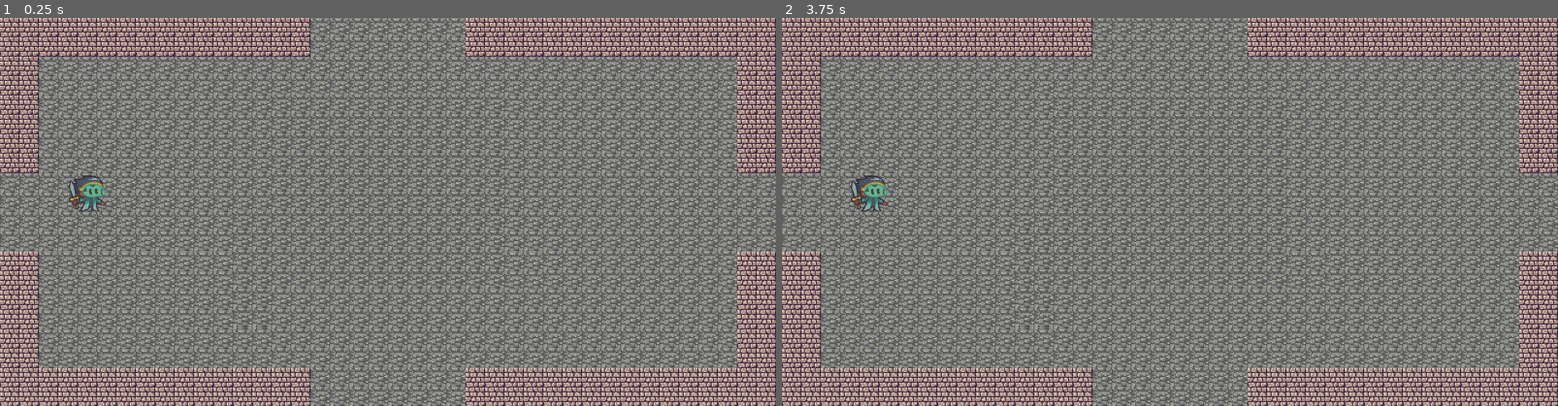
Above: before the commit, frames 1-2 (left to right).
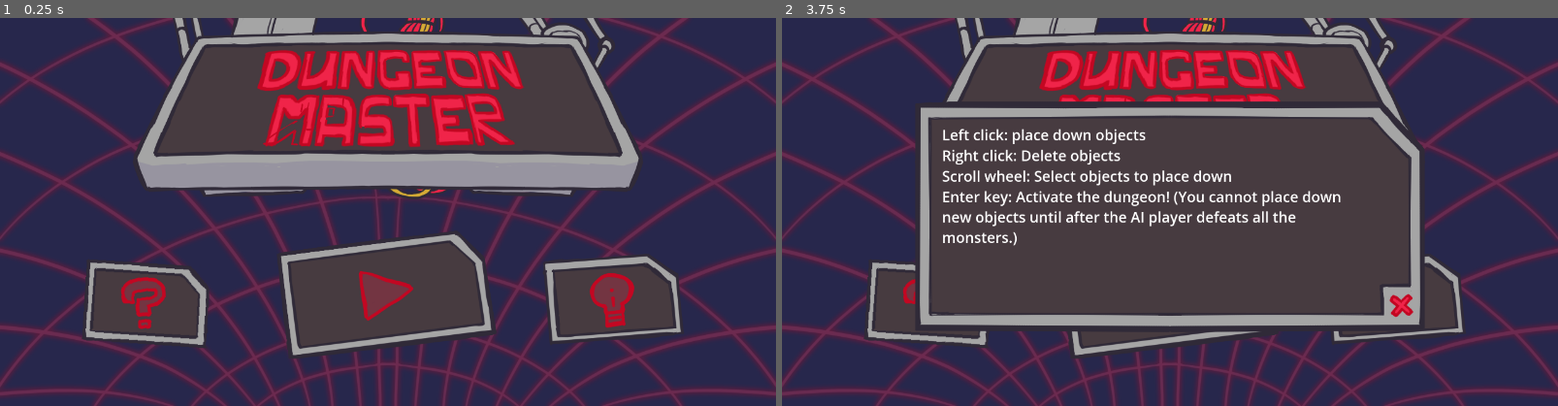
Above: after the commit, the same moments.

Repository: Pyhrrous/musical-memory
Game: Godot game, scene res://titlescreen.tscn
The game is run twice, just before and just after one commit, with the same random seed, the same clock (stepped at 60 frames per second) and the same inputs. Before the commit the project starts from res://gamespace.tscn.
Inputs (mouse positions are in pixels of both pictures, inside the frame that each line leads up to):
- Up to frame 1 (0.25 s): no input
- Up to frame 2 (3.75 s): tap Enter at 0.5, 0.6, 1.35, 2, 2.1, 2.85, 3.5, 3.6 s; move the mouse to (1340, 192) at 0.52 s; click (1340, 192) at 0.67 s; tap Space at 1.25, 2.75 s; move the mouse to (1014, 231) at 1.27 s; click (1014, 231) at 1.42 s; move the mouse to (1247, 126) at 2.02 s; click (1247, 126) at 2.17 s; move the mouse to (1131, 289) at 2.77 s; click (1131, 289) at 2.92 s; move the mouse to (1402, 270) at 3.52 s; click (1402, 270) at 3.67 s

The runs differ from the first frame. In frame 1, 95% of the frame differs, in the area x 0-100%, y 0-100%; in frame 2, 94%.

Commit message:
The MEGACHANGE to make the title screen

Diff:
--- a/game/gamespace.tscn
+++ b/game/gamespace.tscn
@@ -154,7 +154,7 @@
 [node name="StaticBody2D" type="StaticBody2D" parent="."]
 
 [node name="CollisionPolygon2D" type="CollisionPolygon2D" parent="StaticBody2D"]
-polygon = PackedVector2Array(32, 32, 256, 32, 256, 0, 0, 0, 0, 128, 32, 128, 32, 32)
+polygon = PackedVector2Array(256, 32, 256, 0, 0, 0, 0, 128, 32, 128, 32, 32)
 
 [node name="CollisionPolygon2D2" type="CollisionPolygon2D" parent="StaticBody2D"]
 position = Vector2(-7.62939e-06, 163.212)
--- a/game/project.godot
+++ b/game/project.godot
@@ -11,7 +11,7 @@
 [application]
 
 config/name="Newgame 2"
-run/main_scene="res://gamespace.tscn"
+run/main_scene="res://titlescreen.tscn"
 config/features=PackedStringArray("4.0", "Forward Plus")
 config/icon="res://assets/icon.svg"
 
--- /dev/null
+++ b/game/titlescreen.gd
@@ -0,0 +1,32 @@
+extends Node2D
+
+#1 for credits/instructions
+#2 for black screen fadeout
+var state = 0
+
+func _physics_process(delta):
+	if (state == 2):
+		get_child(3).self_modulate.a += 2 * delta
+		if get_child(3).self_modulate.a >= 1:
+			get_tree().change_scene_to_file("res://gamespace.tscn")
+
+func _input(event):
+	if event is InputEventMouseButton:
+		if (event.button_index == MOUSE_BUTTON_LEFT and event.pressed):
+			if (state == 0):
+				if (event.position.x > 587/2 and event.position.y > 415/2 and event.position.x < 687/2 and event.position.y < 504/2):
+					state = 2
+				elif (event.position.x > 190/2 and event.position.y > 419/2 and event.position.x < 280/2 and event.position.y < 522/2):
+					state = 1
+					get_child(2).visible = true
+				elif (event.position.x > 958/2 and event.position.y > 413/2 and event.position.x < 1055/2 and event.position.y < 519/2):
+					state = 1
+					get_child(1).visible = true
+			elif (state == 1):
+				print("Blerp")
+				print(event.position.x, " ", event.position.y)
+				if (event.position.x > 985/2 and event.position.y > 439/2 and event.position.x < 1058/2 and event.position.y < 504/2):
+					print("two")
+					state = 0
+					get_child(1).visible = false
+					get_child(2).visible = false
--- /dev/null
+++ b/game/titlescreen.tscn
@@ -0,0 +1,63 @@
+[gd_scene load_steps=5 format=3 uid="uid://d121h85spcucv"]
+
+[ext_resource type="Script" path="res://titlescreen.gd" id="1_m5ug3"]
+[ext_resource type="Texture2D" uid="uid://btdo03c30vumm" path="res://assets/gui/ui_title.png" id="1_tu6c5"]
+[ext_resource type="Texture2D" uid="uid://dfpg560ndr8bl" path="res://assets/gui/ui_credits.png" id="3_ks7xa"]
+
+[sub_resource type="PlaceholderTexture2D" id="PlaceholderTexture2D_krudg"]
+
+[node name="Node2D" type="Node2D"]
+script = ExtResource("1_m5ug3")
+
+[node name="Sprite2D" type="Sprite2D" parent="."]
+position = Vector2(320, 160)
+scale = Vector2(0.5, 0.5)
+texture = ExtResource("1_tu6c5")
+
+[node name="instructions" type="Sprite2D" parent="."]
+visible = false
+position = Vector2(320, 160)
+scale = Vector2(0.5, 0.5)
+texture = ExtResource("3_ks7xa")
+
+[node name="RichTextLabel" type="RichTextLabel" parent="instructions"]
+offset_left = -376.0
+offset_top = -144.0
+offset_right = 304.0
+offset_bottom = 152.0
+theme_override_font_sizes/normal_font_size = 24
+text = "Left click: place down objects
+Right click: Delete objects
+Scroll wheel: Select objects to place down
+Enter key: Activate the dungeon! (You cannot place down new objects until after the AI player defeats all the monsters.)"
+
+[node name="credits" type="Sprite2D" parent="."]
+visible = false
+position = Vector2(320, 160)
+scale = Vector2(0.5, 0.5)
+texture = ExtResource("3_ks7xa")
+
+[node name="RichTextLabel" type="RichTextLabel" parent="credits"]
+offset_left = -384.0
+offset_top = -144.0
+offset_right = 304.0
+offset_bottom = 208.0
+theme_override_font_sizes/normal_font_size = 24
+text = "CREDITS:
+Programming:
+	Pyhrrous
+Art:
+	Craeons
+
+Terrain textures:
+	https://opengameart.org/content/16x16-wall-set
+	https://opengameart.org/content/town-tiles
+
+"
+
+[node name="Sprite2D2" type="Sprite2D" parent="."]
+modulate = Color(0, 0, 0, 1)
+self_modulate = Color(1, 1, 1, 0)
+position = Vector2(319.75, 159.75)
+scale = Vector2(640.5, 320.5)
+texture = SubResource("PlaceholderTexture2D_krudg")
Not shown, added: game/assets/gui/ui_credits.png.import
Not shown, added: game/assets/gui/ui_title.png.import
Not shown, added: game/export_presets.cfg
